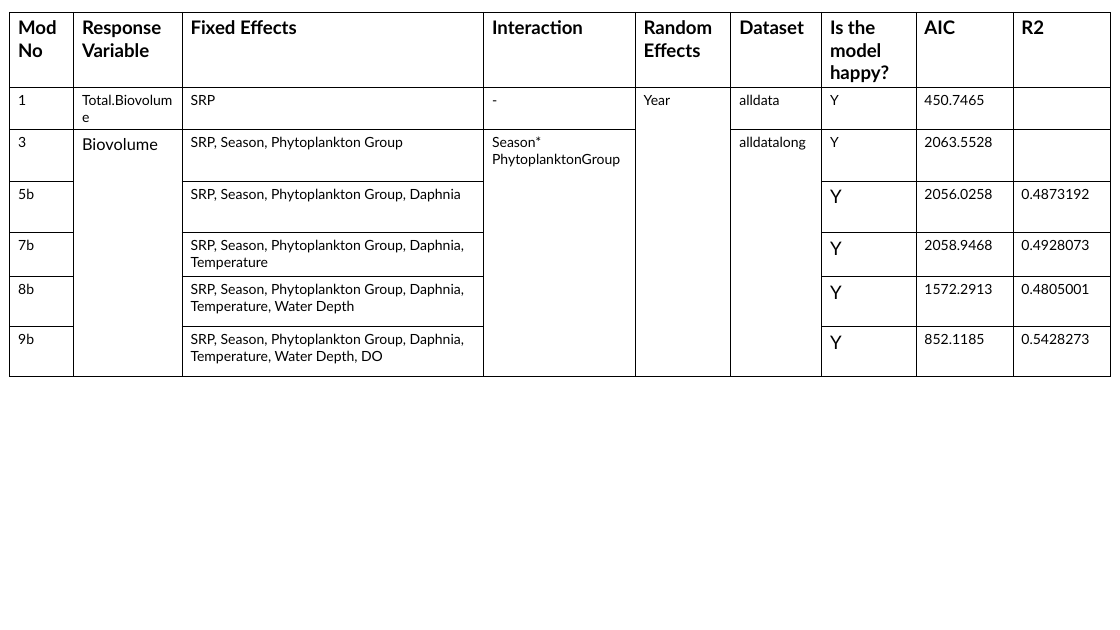
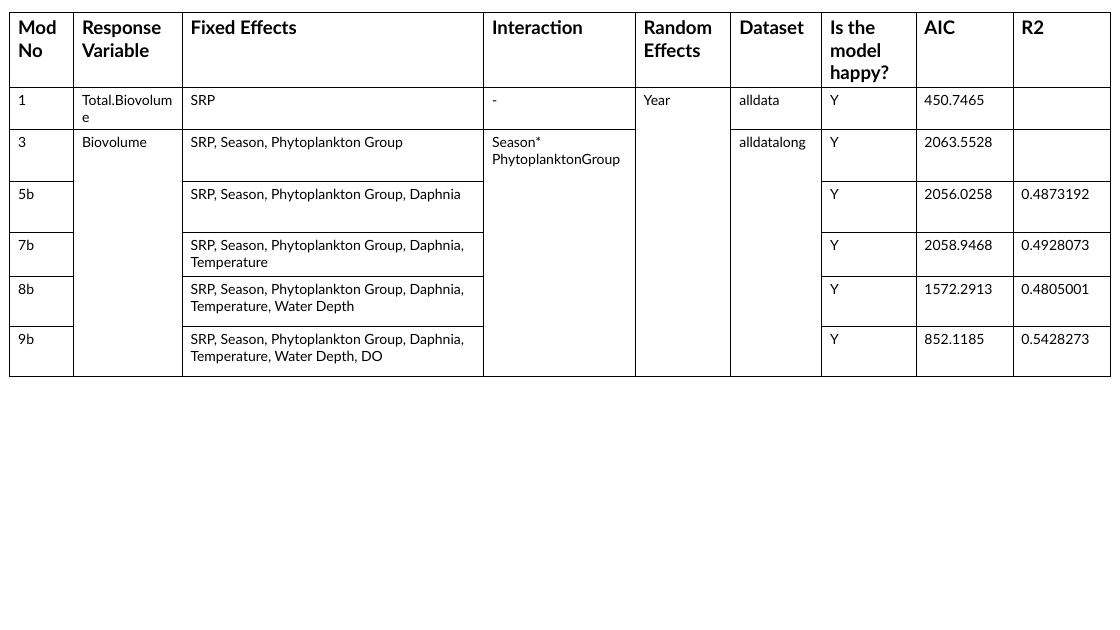
Before and after one commit to arielkoh02/dissertation-loch-leven, a slide deck: slide 6 of output/24.3.pptx (slide 5 before the commit). Drawn at 1120x630 pixels with LibreOffice and Linux fonts; fonts in the diff are those of the drawing. Boxes give left, top, right and bottom in pixels: in the first picture for what was removed or moved away, otherwise in the second. Text is boxed around its words. In the diff, an @@ line names an element or a change of style, - is before the commit and + after.

```diff
--- a/output/24.3.pptx
+++ b/output/24.3.pptx
@@ table at (10,13,1109,377) @@
@@ size 14 to 12 pt in "Biovolume" @@
@@ size 16 to 12 pt in "Y", "Y", "Y", "Y" @@
```
Also in this commit, not shown: 1 other slide changed, 2 slides added, 1 other file.
